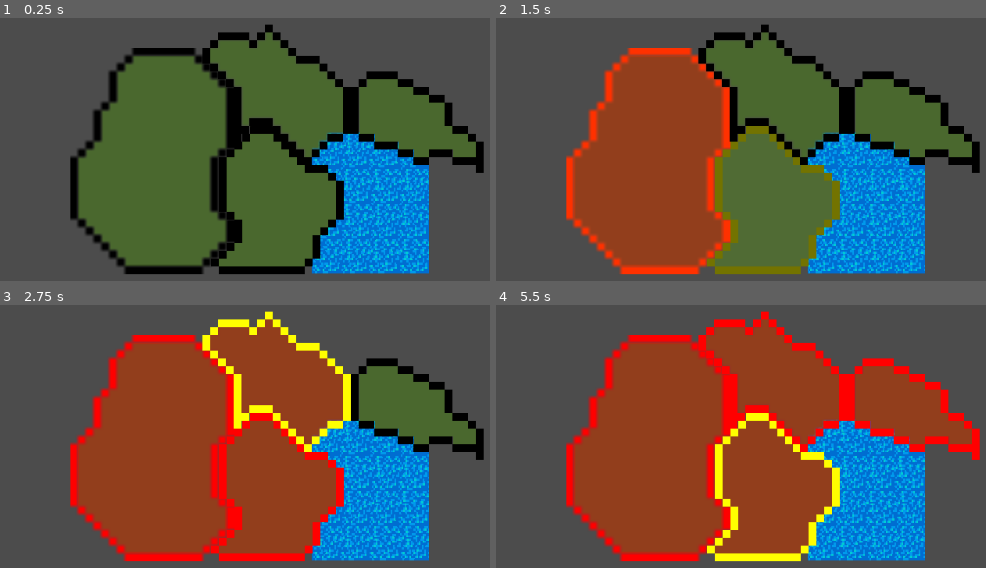
Above: before the commit, frames 1-4 (two rows, left to right).
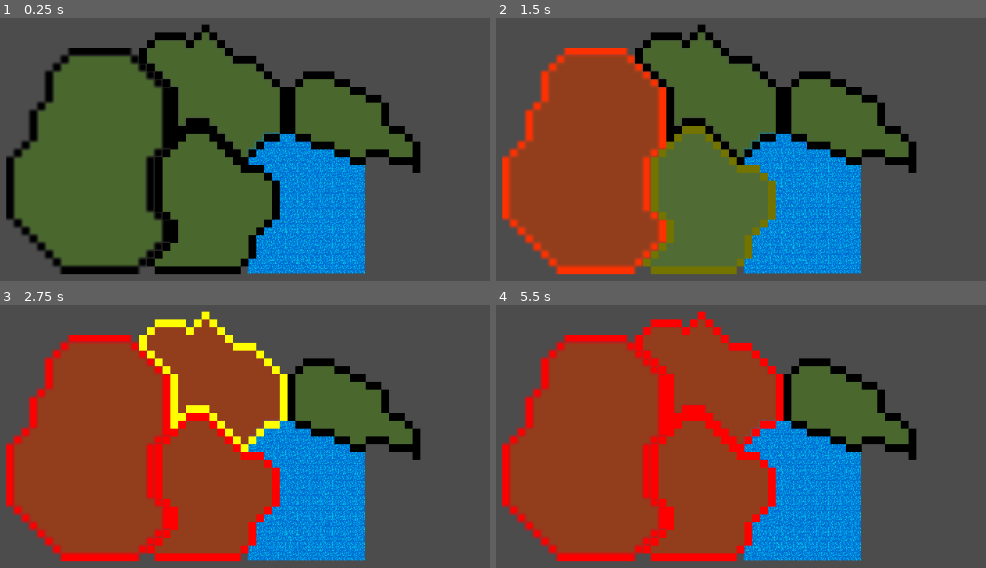
Above: after the commit, the same moments.

Repository: Raelr/StrategyGame
Game: Godot game, scene res://Scenes/World.tscn
Two runs of this game, one before a commit and one after it. Both use one fixed random seed, a clock stepped at 60 frames per second and the inputs below.
Inputs (mouse positions are in pixels of both pictures, inside the frame that each line leads up to):
- Up to frame 1 (0.25 s): no input
- Up to frame 2 (1.5 s): move the mouse to (647, 160) at 0.52 s; press the mouse at (647, 160) at 0.53 s; move the mouse to (775, 199) at 1.27 s; release the mouse at (775, 199) at 1.28 s; right-click (775, 199) at 1.35 s; click (775, 199) at 1.42 s
- Up to frame 3 (2.75 s): move the mouse to (279, 381) at 2.02 s; press the mouse at (279, 381) at 2.03 s
- Up to frame 4 (5.5 s): move the mouse to (912, 404) at 2.77 s; release the mouse at (912, 404) at 2.78 s; right-click (912, 404) at 2.85 s; click (912, 404) at 2.92 s; move the mouse to (946, 515) at 3.52 s; press the mouse at (946, 515) at 3.53 s; move the mouse to (outside the picture) at 4.27 s; release the mouse at (outside the picture) at 4.28 s; right-click (outside the picture) at 4.35 s; click (outside the picture) at 4.42 s; move the mouse to (745, 444) at 5.02 s; press the mouse at (745, 444) at 5.03 s

The runs differ from the first frame. In frame 1, 46% of the frame differs, in the area x 1-99%, y 2-98%; in frame 2, 53%; in frame 3, 48%; in frame 4, 49%.

Commit message:
Added a new shader for the water texture

Diff:
--- a/Scenes/Water.tscn
+++ b/Scenes/Water.tscn
@@ -1,12 +1,47 @@
-[gd_scene load_steps=4 format=2]
+[gd_scene load_steps=6 format=2]
 
 [ext_resource path="res://Sprites/Water.png" type="Texture" id=1]
 [ext_resource path="res://Scripts/Water.gd" type="Script" id=2]
-[ext_resource path="res://Shaders/Water_sine.tres" type="Material" id=3]
+[ext_resource path="res://Sprites/WaveTExture.jpg" type="Texture" id=3]
+
+[sub_resource type="Shader" id=1]
+code = "shader_type canvas_item;
+
+uniform float tiled_factor = 7.0;
+uniform float aspect_ratio = 0.5;
+
+uniform sampler2D uv_offset_texture : hint_black;
+uniform vec2 uv_offset_scale = vec2(0.2,0.2);
+uniform vec2 wave_size = vec2(1.0, 1.0);
+uniform vec2 time_scale = vec2(1.0, 1.0);
+
+void fragment() {
+	vec2 uv_offset = UV * uv_offset_scale;
+	uv_offset += TIME * time_scale;
+
+	vec2 texture_based_offset = texture(uv_offset_texture, uv_offset).rg;
+	texture_based_offset = texture_based_offset * 2.0 - 1.0;
+	texture_based_offset *= wave_size;
+
+	vec2 adjusted_uv = UV * tiled_factor;
+	adjusted_uv.y *= aspect_ratio;
+
+	COLOR = texture(TEXTURE, adjusted_uv + texture_based_offset);
+	//COLOR = vec4(texture_based_offset, vec2(0.0, 1.0));
+}"
+
+[sub_resource type="ShaderMaterial" id=2]
+shader = SubResource( 1 )
+shader_param/tiled_factor = 10.0
+shader_param/aspect_ratio = 0.922616
+shader_param/uv_offset_scale = Vector2( 0.4, 0.3 )
+shader_param/wave_size = Vector2( 0.1, 0.1 )
+shader_param/time_scale = Vector2( 0.01, 0.01 )
+shader_param/uv_offset_texture = ExtResource( 3 )
 
 [node name="Water" type="Sprite"]
-material = ExtResource( 3 )
-position = Vector2( 587.85, 275.619 )
+material = SubResource( 2 )
+position = Vector2( 589.289, 275.709 )
 texture = ExtResource( 1 )
 script = ExtResource( 2 )
 [connection signal="item_rect_changed" from="." to="." method="calculate_aspect_ratio"]
--- a/Scenes/World.tscn
+++ b/Scenes/World.tscn
@@ -19,11 +19,11 @@
 
 [node name="Water" parent="." instance=ExtResource( 11 )]
 modulate = Color( 0, 1, 0.929412, 1 )
-position = Vector2( 540.014, 296.268 )
+position = Vector2( 523.636, 296.268 )
 scale = Vector2( 0.932962, 1.1315 )
 
 [node name="WestRegion" parent="." instance=ExtResource( 1 )]
-position = Vector2( 484.155, 285.467 )
+position = Vector2( 467.777, 285.467 )
 region_details = ExtResource( 2 )
 region_outline = ExtResource( 3 )
 region_overlay = ExtResource( 4 )
@@ -38,7 +38,7 @@
 polygon = PoolVector2Array( -7.00462, 29.067, 12.8902, 29.0157, 15.095, 27.0416, 20.079, 21.0066, 20.2071, 15.1099, 17. …(248 unchanged characters)…
 
 [node name="SouthRegion" parent="." instance=ExtResource( 1 )]
-position = Vector2( 516.138, 295.467 )
+position = Vector2( 499.76, 295.467 )
 region_details = ExtResource( 6 )
 region_outline = ExtResource( 5 )
 region_overlay = ExtResource( 7 )
@@ -59,7 +59,7 @@
 polygon = PoolVector2Array( -16.8567, 16.9549, -16.8567, 15.054, -14.9931, 14.9049, -14.9186, 12.9667, -13.0549, 12.966 …(399 unchanged characters)…
 
 [node name="NorthRegion" parent="." instance=ExtResource( 1 )]
-position = Vector2( 516.472, 268.592 )
+position = Vector2( 500.094, 268.592 )
 region_details = ExtResource( 9 )
 region_outline = ExtResource( 8 )
 region_overlay = ExtResource( 10 )
@@ -81,7 +81,7 @@
 polygon = PoolVector2Array( -11.0775, 11.6199, -11.0775, -3.8866, -20.6172, -11.9257, -18.8379, -11.9757, -14.872, -16. …(506 unchanged characters)…
 
 [node name="EastRegion" parent="." instance=ExtResource( 1 )]
-position = Vector2( 552.139, 274.488 )
+position = Vector2( 535.761, 274.488 )
 region_details = ExtResource( 13 )
 region_outline = ExtResource( 12 )
 region_overlay = ExtResource( 14 )
--- a/Shaders/Water_sine.tres
+++ b/Shaders/Water_sine.tres
@@ -23,7 +23,7 @@
 [resource]
 shader = SubResource( 1 )
 shader_param/tiled_factor = Vector2( 4, 4 )
-shader_param/aspect_ratio = 1.0
+shader_param/aspect_ratio = 1.21281
 shader_param/time_scale = Vector2( 3, 3 )
-shader_param/offset_scale = Vector2( 2, 0.2 )
-shader_param/amplitude = Vector2( 0.05, 0 )
+shader_param/offset_scale = Vector2( 2, 0.01 )
+shader_param/amplitude = Vector2( 0.03, 0 )
Binary file added: Sprites/WaveTExture.jpg
Not shown, added: Sprites/WaveTExture.jpg.import
Binary file added: Sprites/water_uv_offset.png
Not shown, added: Sprites/water_uv_offset.png.import
